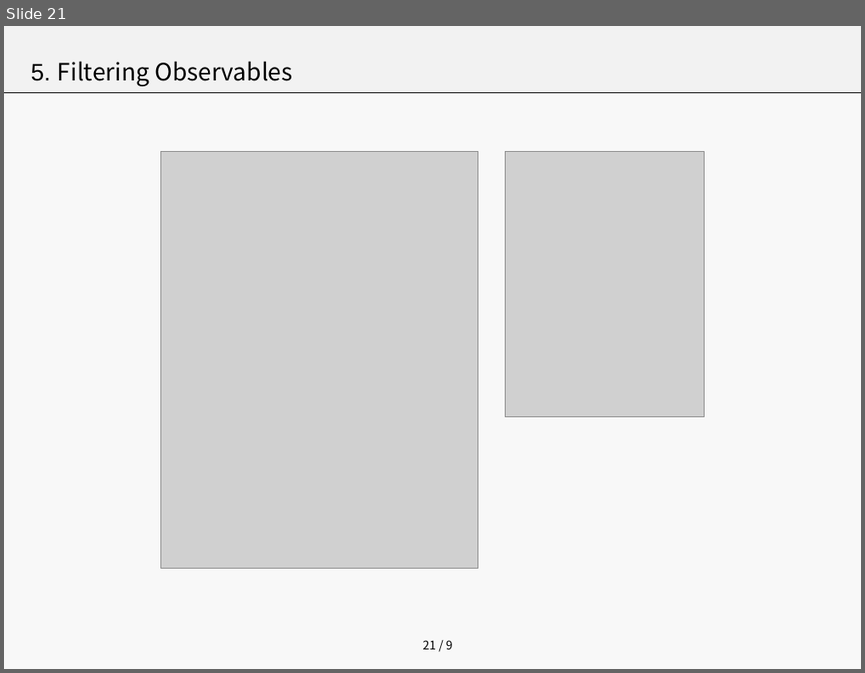
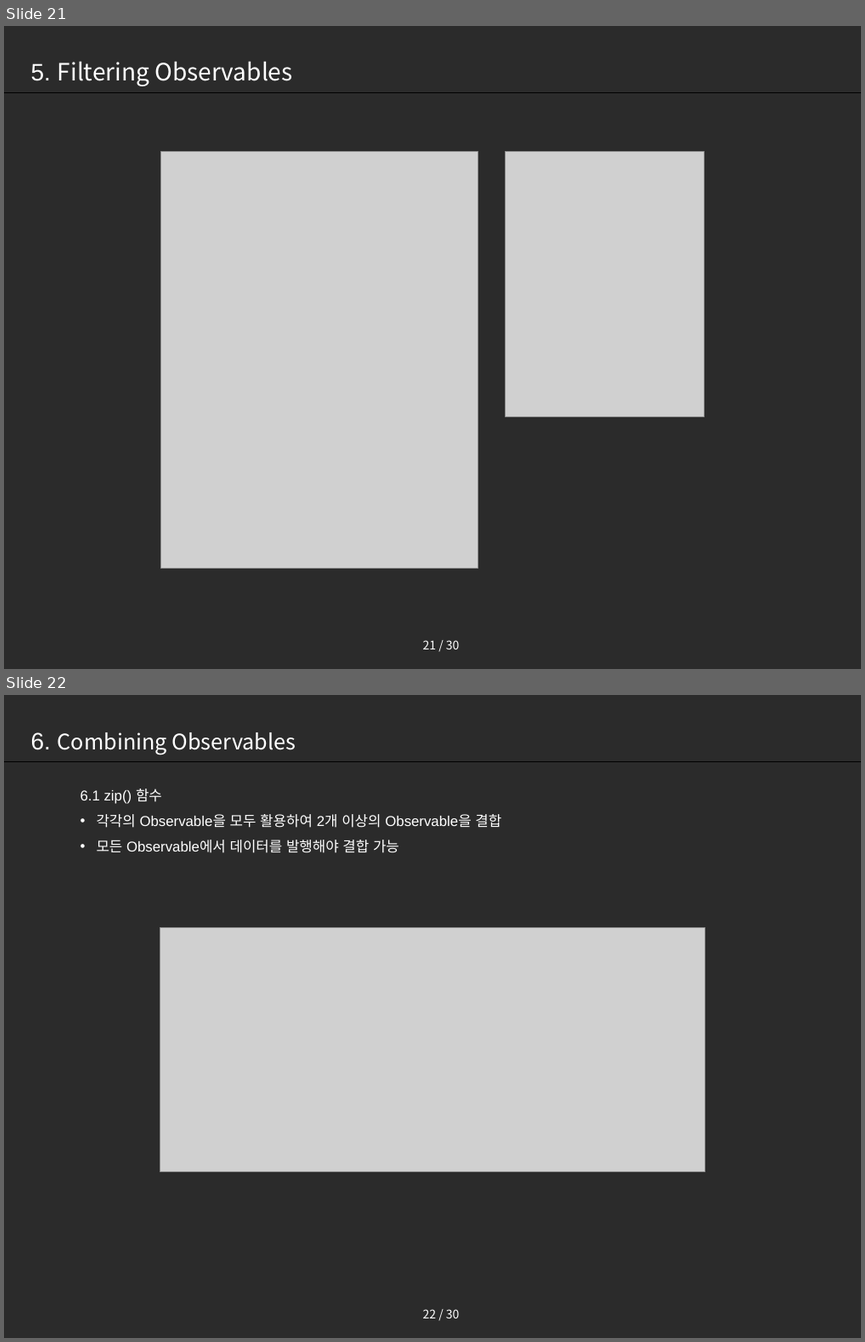
Before and after one commit to seoyoon630/RxDemo, a slide deck: RxJava.pptx. Shown one above the other, each under a label of ours: slide 21 before the commit, slides 21 and 22 after it. The pictures are 865x673 and 865x1342 pixels, drawn with LibreOffice and Linux fonts; fonts in the diff are those of the drawing; grey boxes stand for pictures. Boxes give left, top, right and bottom in pixels: in the first picture for what was removed or moved away, otherwise in the second. Text is boxed around its words. In the diff, an @@ line names an element or a change of style, - is before the commit and + after.

Commit message:
1. combiningObservables

```diff
--- a/RxJava.pptx
+++ b/RxJava.pptx
@@ slide 22 added at (4, 695, 861, 1338), background #000000 at 83% opacity; not listed: 2 template elements that a slide beside it also shows @@
@@ text added at (31, 732, 296, 755), 18 pt, text #FFFFFF @@
+6. Combining Observables
@@ text added at (80, 789, 501, 853), 12 pt, text #FFFFFF @@
+  6.1 zip() 함수
+• 각각의 Observable을 모두 활용하여 2개 이상의 Observable을 결합
+• 모든 Observable에서 데이터를 발행해야 결합 가능
@@ picture added at (160, 928, 705, 1171) @@
@@ slide 21 changed as well @@
@@ background #F2F2F2 at 50% opacity to #000000 at 83% opacity @@
@@ rectangle removed at (4, 26, 861, 92) @@
@@ text "5. Filtering Observables" at (31, 61, 292, 86): text colour #000000 to #FFFFFF @@
@@ page number at (423, 640, 460, 649): text changed; text colour #000000 to #FFFFFF @@
-21 / 9
+21 / 30
```
Also in this commit, not shown: 20 other slides changed, 10 other slides added, 3 other files.
